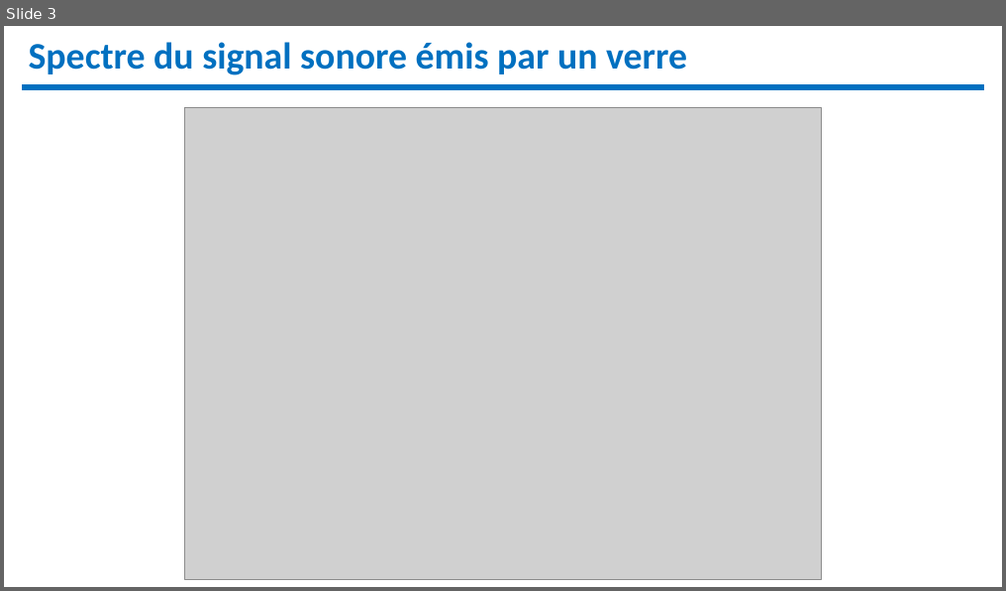
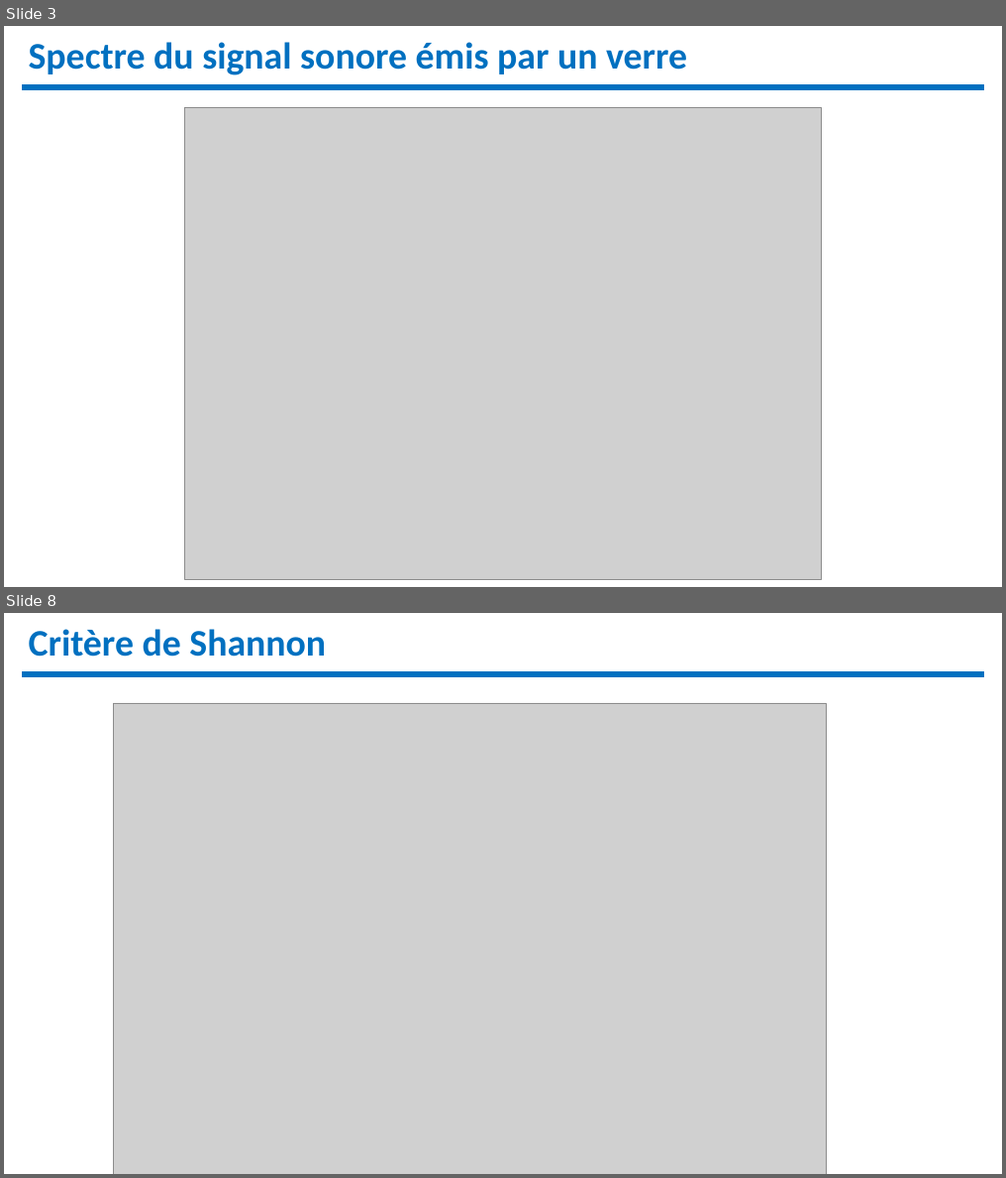
Before and after one commit to remimetzdorff/agregation, a slide deck: Leçons/diapo/LP12.pptx. Shown one above the other, each under a label of ours: slide 3 before the commit, slides 3 and 8 after it; the slides between them are not shown. The pictures are 1006x591 and 1006x1178 pixels, drawn with LibreOffice and Linux fonts; fonts in the diff are those of the drawing; grey boxes stand for pictures. Boxes give left, top, right and bottom in pixels: in the first picture for what was removed or moved away, otherwise in the second. Text is boxed around its words. In the diff, an @@ line names an element or a change of style, - is before the commit and + after.

```diff
--- a/Leçons/diapo/LP12.pptx
+++ b/Leçons/diapo/LP12.pptx
@@ slide 8 added at box(4, 613, 1002, 1174), background #FFFFFF @@
@@ text added at box(29, 629, 326, 657), 36 pt, text #0070C0, bold @@
+Critère de Shannon
@@ line added from (22, 674) to (985, 674), #0070C0 6 pt @@
@@ picture added at box(113, 703, 826, 1174) @@
```
Also in this commit, not shown: 5 other slides added, 37 other files.
